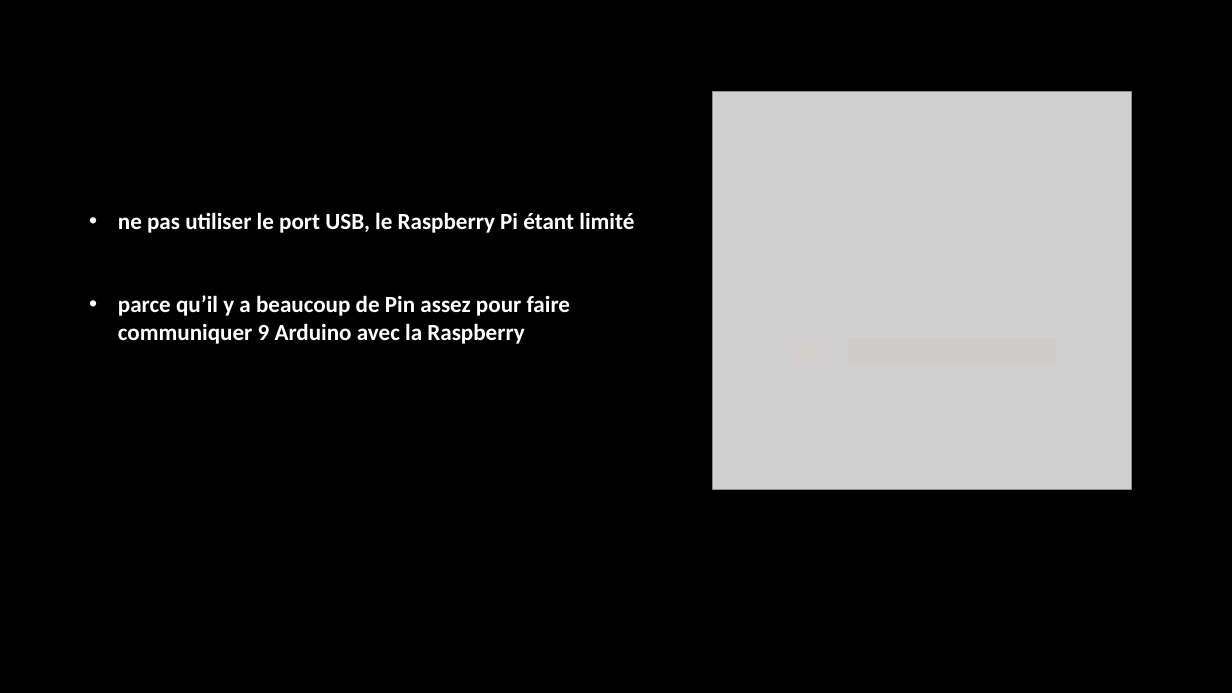
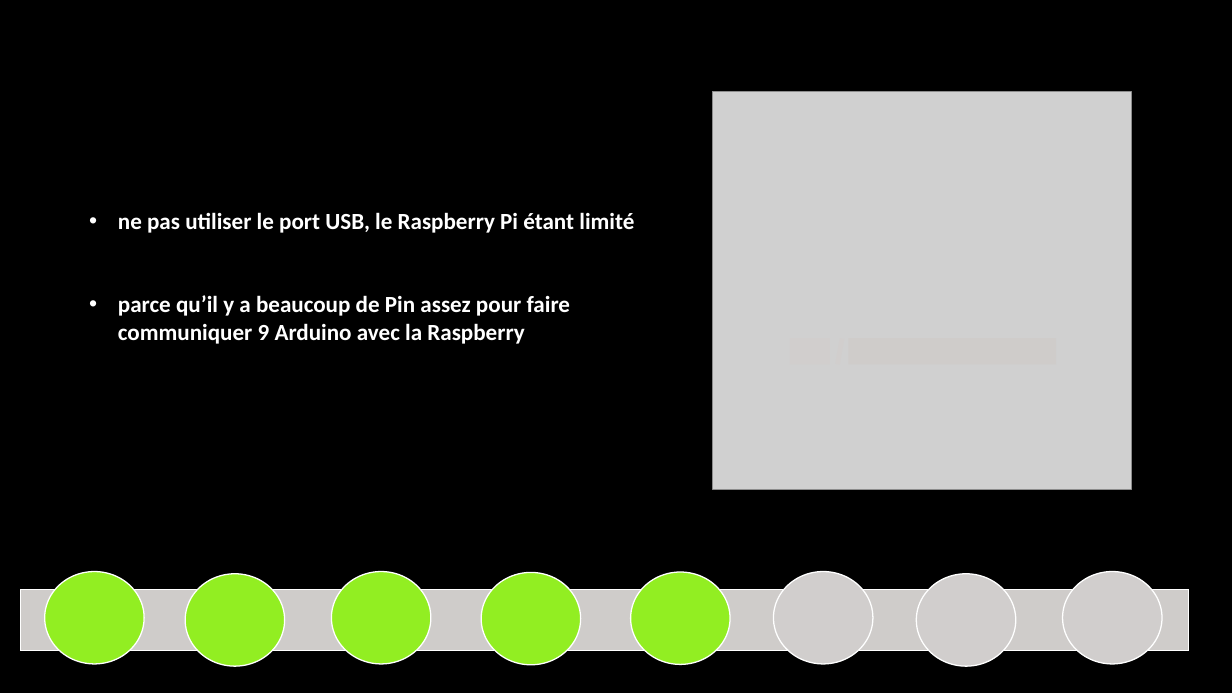
Before and after one commit to corentin-breny/Systeme_Escape_Game_13emePorte, a slide deck: slide 6 of Etudiants/Constantin/Constantin.MInos.RDPno1.pptx. Drawn at 1232x693 pixels with LibreOffice and Linux fonts; fonts in the diff are those of the drawing; grey boxes stand for pictures; background and template pictures are left out. Boxes give left, top, right and bottom in pixels: in the first picture for what was removed or moved away, otherwise in the second. Text is boxed around its words. In the diff, an @@ line names an element or a change of style, - is before the commit and + after.

```diff
--- a/Etudiants/Constantin/Constantin.MInos.RDPno1.pptx
+++ b/Etudiants/Constantin/Constantin.MInos.RDPno1.pptx
@@ rectangle added at (20, 590, 1189, 651), fill #CFCCCA, outline #FFFFFF 1 pt @@
@@ ellipse added at (44, 572, 144, 665), fill #92EE22, outline #FFFFFF 1 pt @@
@@ ellipse added at (185, 574, 285, 666), fill #92EE22, outline #FFFFFF 1 pt @@
@@ ellipse added at (332, 572, 432, 665), fill #92EE22, outline #FFFFFF 1 pt @@
@@ ellipse added at (482, 573, 581, 665), fill #92EE22, outline #FFFFFF 1 pt @@
@@ ellipse added at (631, 572, 731, 665), fill #92EE22, outline #FFFFFF 1 pt @@
@@ ellipse added at (774, 572, 873, 665), fill #D1CECD, outline #FFFFFF 1 pt @@
@@ ellipse added at (917, 574, 1017, 666), fill #D1CECD, outline #FFFFFF 1 pt @@
@@ ellipse added at (1063, 572, 1163, 665), fill #D1CECD, outline #FFFFFF 1 pt @@
```
Also in this commit, not shown: 3 other slides changed, 4 slides added, 3 slides removed.
